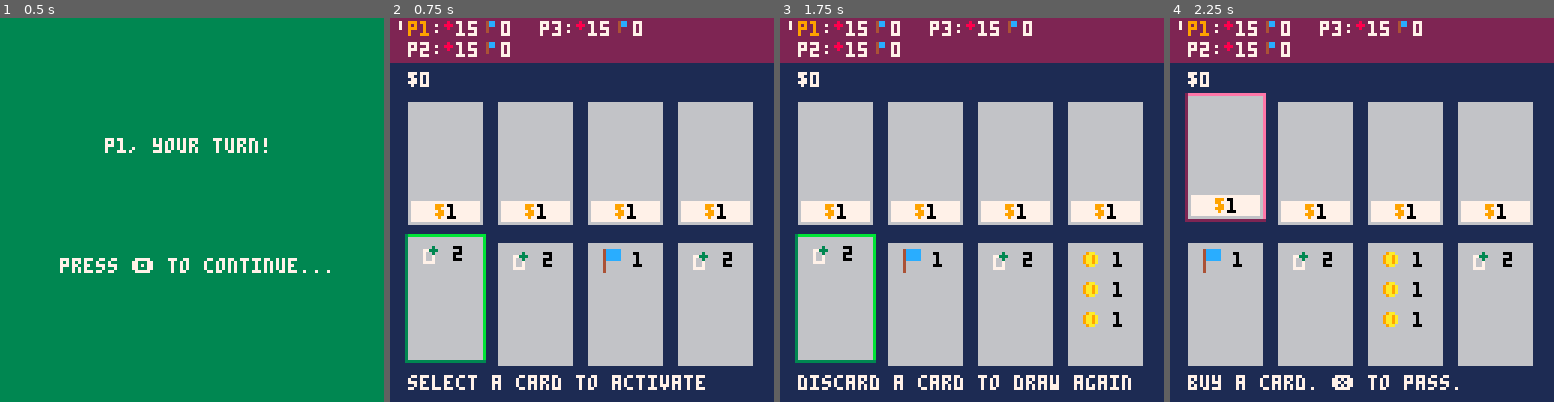
Above: before the commit, frames 1-4 (left to right).
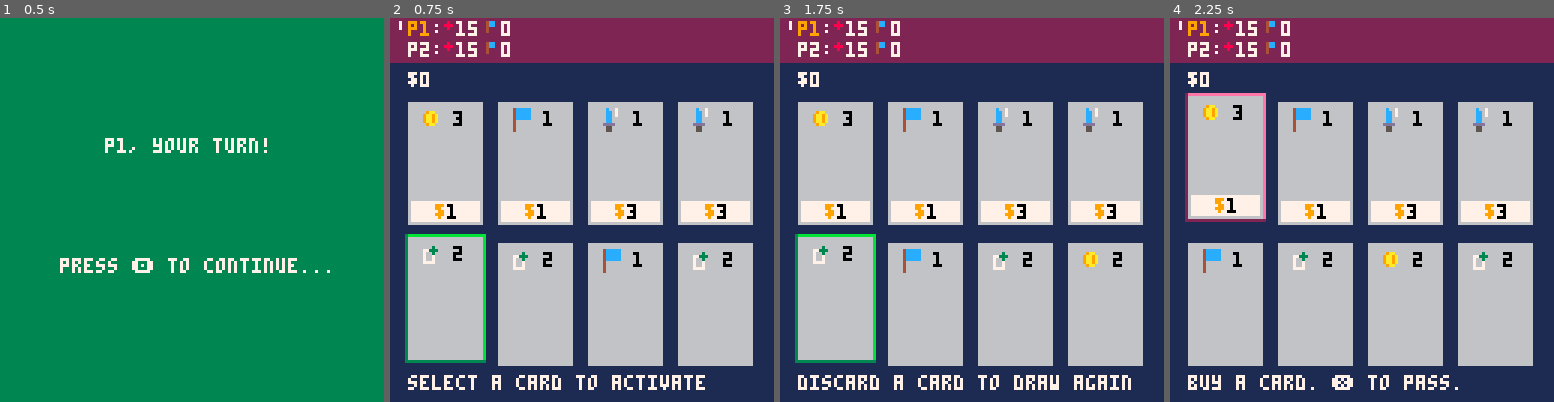
Above: after the commit, the same moments.

Repository: camden/minidom
Game: PICO-8 cartridge dom.p8
The game is run twice, just before and just after one commit, with the same random seed, the same clock (stepped at 60 frames per second) and the same inputs.
Inputs:
- Up to frame 1 (0.5 s): tap X (X key) at 0.33 s
- Up to frame 2 (0.75 s): tap O (Z key) at 0.7 s
- Up to frame 3 (1.75 s): tap X (X key) at 1.07 s; hold Right from 1.6 s (still down); tap O (Z key) at 1.7 s
- Up to frame 4 (2.25 s): tap X (X key) at 1.85 s; release Right at 2.1 s; tap O (Z key) at 2.1 s

Frame 1 is identical in both runs. In frame 2, 1.2% of the frame differs, in the area x 8-90%, y 0-52%; in frame 3, 1.6%, in the area x 8-90%, y 0-81%; in frame 4, 1.6%.

Commit message:
added stuff to shop deck

Diff:
--- a/dom.p8
+++ b/dom.p8
@@ -66,7 +66,7 @@
 dbg4 = ''
 dbg5 = ''
 
-num_players = 3
+num_players = 2
 
 -- who has the first player counter?
 next_first_player = 1
@@ -461,19 +461,25 @@
 end
 
 function initialize_shop_deck()
-  for i = 1,10 do
-    local c = make_card()
-    add(players.shop.deck, c)
-  end
-end
-
-function initialize_player_deck(player)
-  local gold_fx = make_effect(effect_types.gold, 1)
+  local player = players.shop
+  local gold_fx = make_effect(effect_types.gold, 3)
   local points_fx = make_effect(effect_types.points, 1)
   local attack_one_fx = make_effect(effect_types.attack_one, 1)
   local cards_fx = make_effect(effect_types.draw_cards, 2)
 
-  add_cards(make_card(1, gold_fx, gold_fx, gold_fx), 1, player)
+  add_cards(make_card(1, gold_fx), 1, player)
+  add_cards(make_card(1, points_fx), 1, player)
+  add_cards(make_card(3, attack_one_fx), 2, player)
+  add_cards(make_card(2, cards_fx), 3, player)
+end
+
+function initialize_player_deck(player)
+  local gold_fx = make_effect(effect_types.gold, 2)
+  local points_fx = make_effect(effect_types.points, 1)
+  local attack_one_fx = make_effect(effect_types.attack_one, 1)
+  local cards_fx = make_effect(effect_types.draw_cards, 2)
+
+  add_cards(make_card(1, gold_fx), 1, player)
   add_cards(make_card(1, points_fx), 1, player)
   add_cards(make_card(3, attack_one_fx), 0, player)
   add_cards(make_card(2, cards_fx), 3, player)
